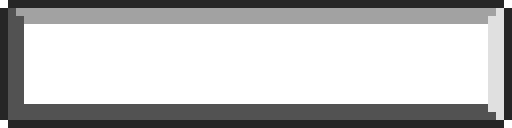
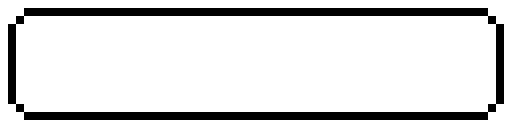
Revision of a layered (512, 128) image; what changed, layer by layer:
painted on "Layer 2" over [0, 0, 512, 128]
